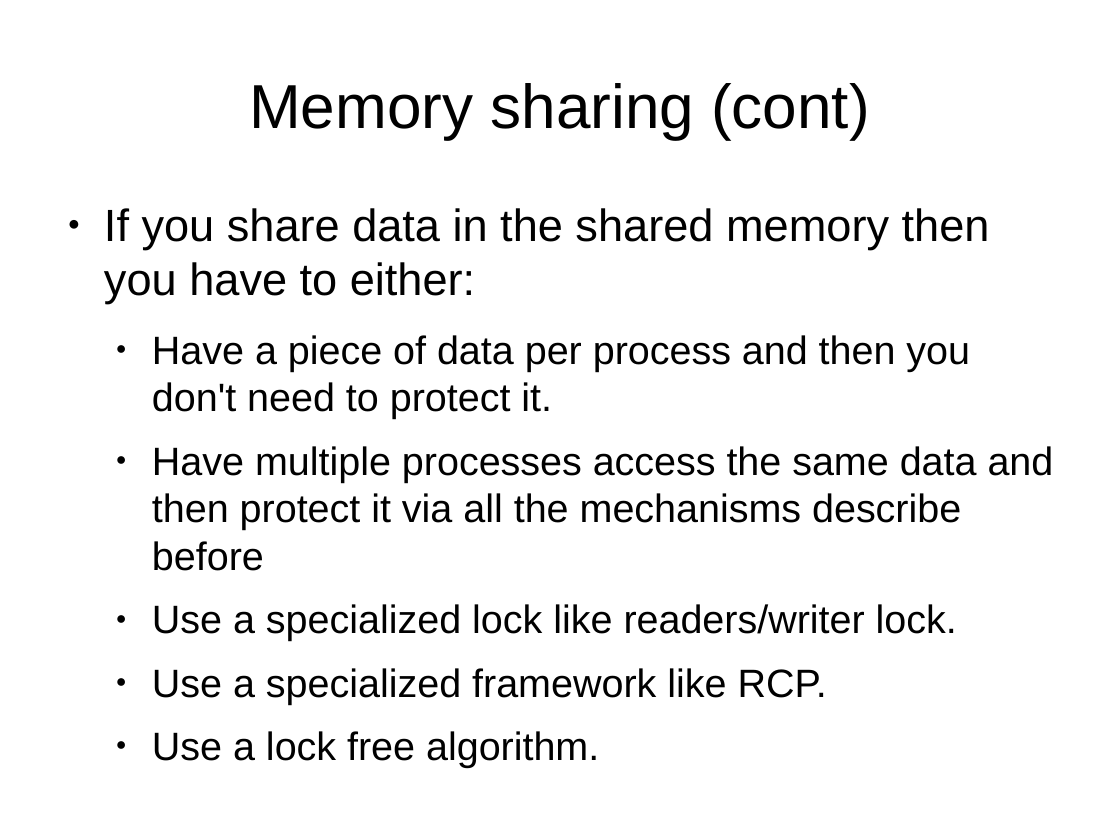
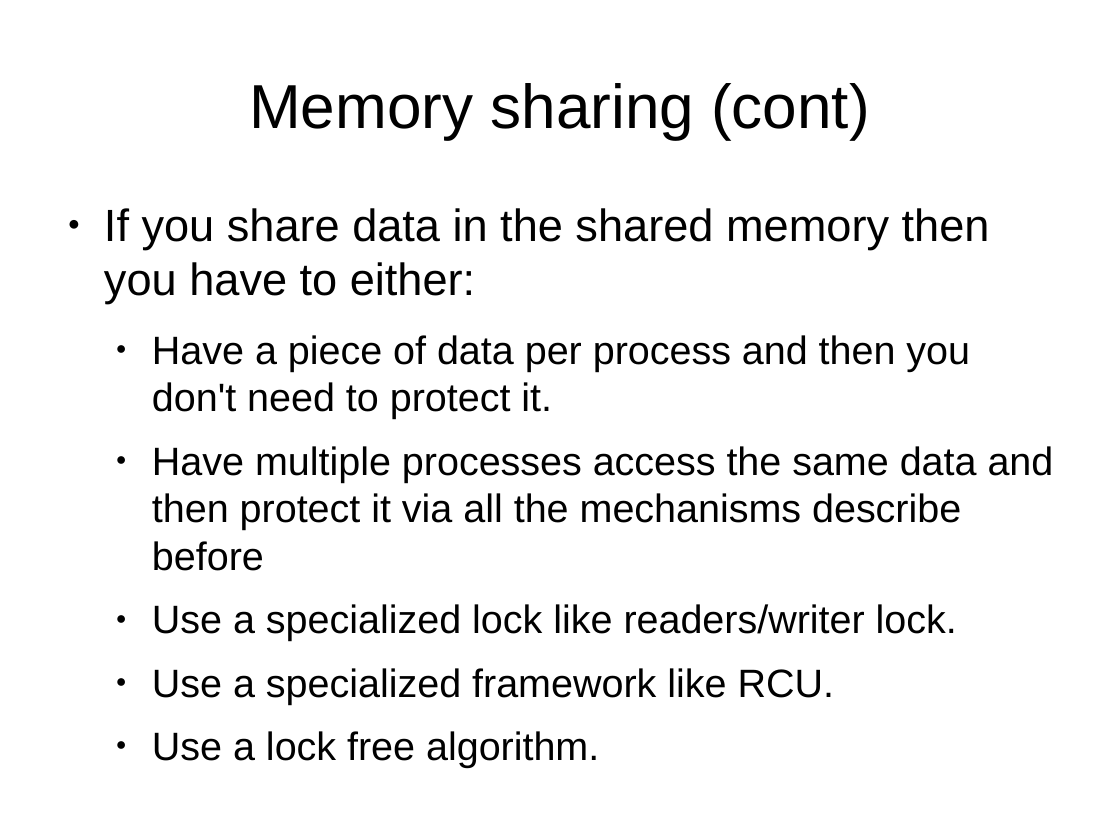
Before and after one commit to veltzer/demos-linux, a slide deck: slide 57 of multi_core/multicore.odp. Drawn at 1120x840 pixels with LibreOffice and Linux fonts; fonts in the diff are those of the drawing. Boxes give left, top, right and bottom in pixels: in the first picture for what was removed or moved away, otherwise in the second. Text is boxed around its words. In the diff, an @@ line names an element or a change of style, - is before the commit and + after.

```diff
--- a/multi_core/multicore.odp
+++ b/multi_core/multicore.odp
@@ text at box(152, 668, 834, 704): text changed @@
-  ● Use a specialized framework like RCP.
+  ● Use a specialized framework like RCU.
```
Also in this commit, not shown: 1 other slide changed, 4 other files.
